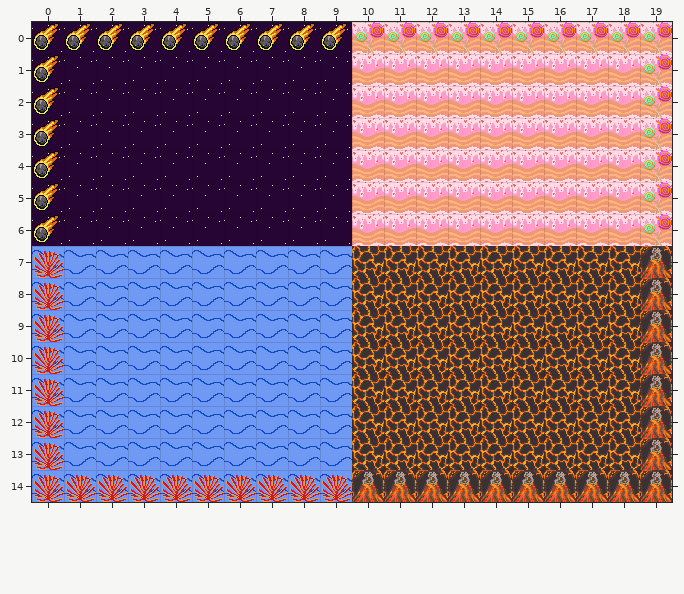
Level history. Tiled map: tiled/level-00.tmx. Above: the version before the commit.
Cells are 32x32 px. Shown: x 0..19, y 0..14.
Now the later version:
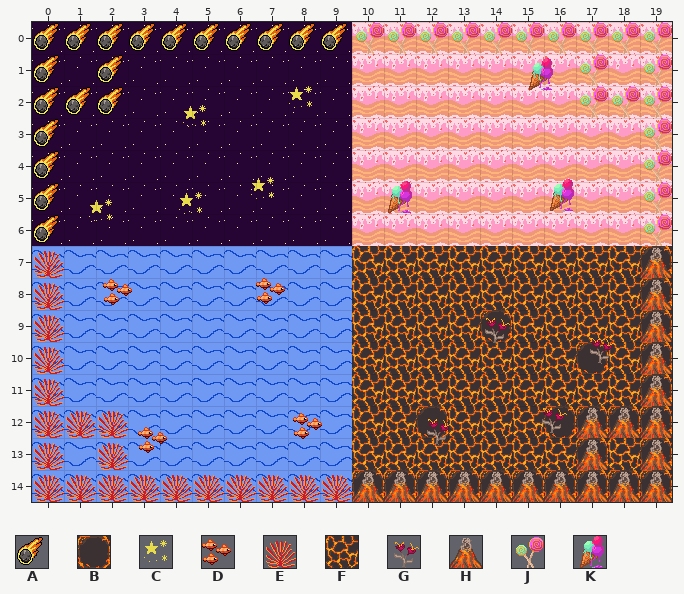
Key: from "tileset": A 1, B 4, C 9, D 14, E 16, F 18, G 20, H 21, J 27, K 29.
_ is an empty cell, . an unchanged one.
Objects are placed by their top-left corner, in cells (3,4 is the top-left corner of cell 3,4); size is 1x1 cell unless given.
What changed:
--- layer "Background"
@@ x 14..17 @@
- 9 F...
-10 ...F
+ 9 B...
+10 ...B
@@ x 12..18 @@
-12 F...FFF
-13 .....F.
+12 B...BBB
+13 .....B.
--- layer "Obstacles"
@@ x 1..18 @@
- 1 ._.............._.
- 2 __..............__
+ 1 .A..............J.
+ 2 AA..............JJ
@@ x 1..18 @@
-12 __..............__
-13 ._.............._.
+12 EE..............HH
+13 .E..............H.
--- layer "Items" (added)
+K "Icecream" at 15.3,1.1
+C "Flower" at 7.9,1.9
+C "Flower" at 4.6,2.5
+C "Flower" at 6.7,4.7
+K "Icecream" at 16,4.9
+K "Icecream" at 10.9,5
+C "Flower" at 4.5,5.2
+C "Flower" at 1.6,5.4
+D "Fish" at 7,7.9
+D "Fish" at 2.2,7.9
+G "Speedflower" at 14,9.1
+G "Speedflower" at 17.2,9.7
+G "Speedflower" at 15.8,11.9
+D "Fish" at 8.1,12.1
+G "Speedflower" at 12.2,12.2
+D "Fish" at 3.3,12.6
